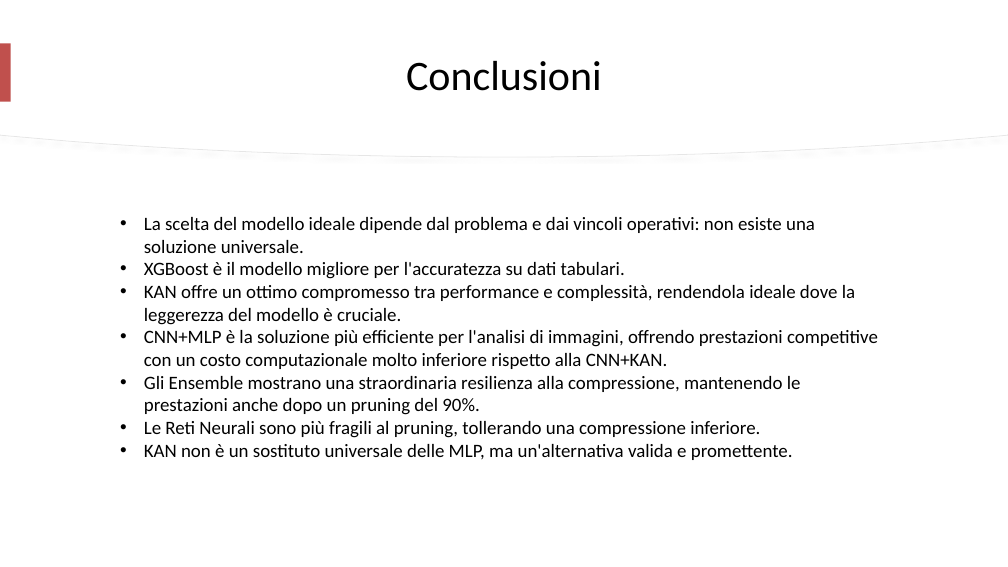
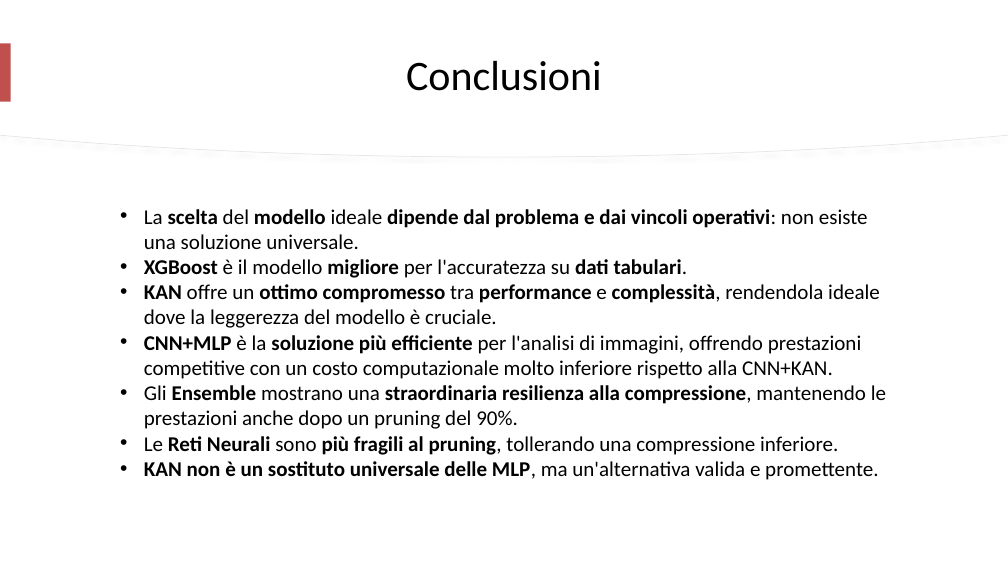
Before and after one commit to mtomas03/Thesis_Paper, a slide deck: slide 26 of Presentation.pptx (slide 43 before the commit). Drawn at 1008x567 pixels with LibreOffice and Linux fonts; fonts in the diff are those of the drawing. Boxes give left, top, right and bottom in pixels: in the first picture for what was removed or moved away, otherwise in the second. Text is boxed around its words. In the diff, an @@ line names an element or a change of style, - is before the commit and + after.

```diff
--- a/Presentation.pptx
+++ b/Presentation.pptx
@@ text "La scelta del modello ideale ...": place and size @@
-text "La scelta del modello ideale ..." at bbox=[144, 217, 878, 460]
+text "La scelta del modello ideale ..." at bbox=[144, 209, 886, 480]
@@ text "La scelta del modello ideale ..." at bbox=[144, 209, 886, 480]: size 18 to 20 pt; bold on in "scelta modello dipende dal problema e dai ...", "XGBoost migliore dati tabulari.", "KAN ottimo compromesso performance complessità,", "CNN+MLP soluzione più efficiente" and 3 more places @@
```
Also in this commit, not shown: 13 other slides changed, 17 slides removed.
